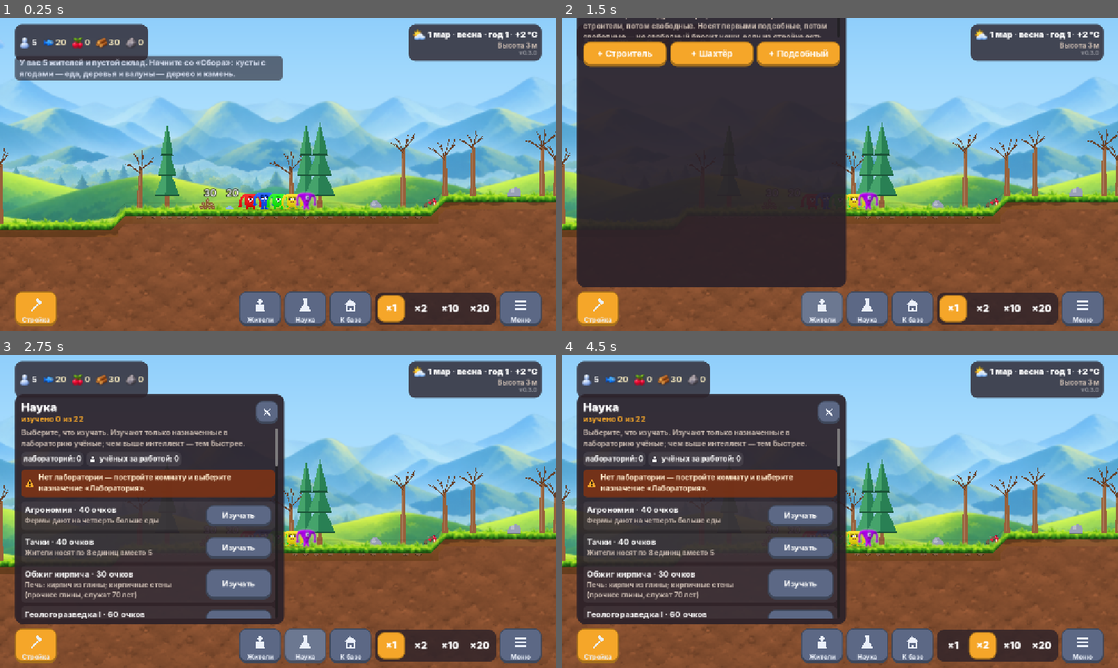
Above: before the commit, frames 1-4 (two rows, left to right).
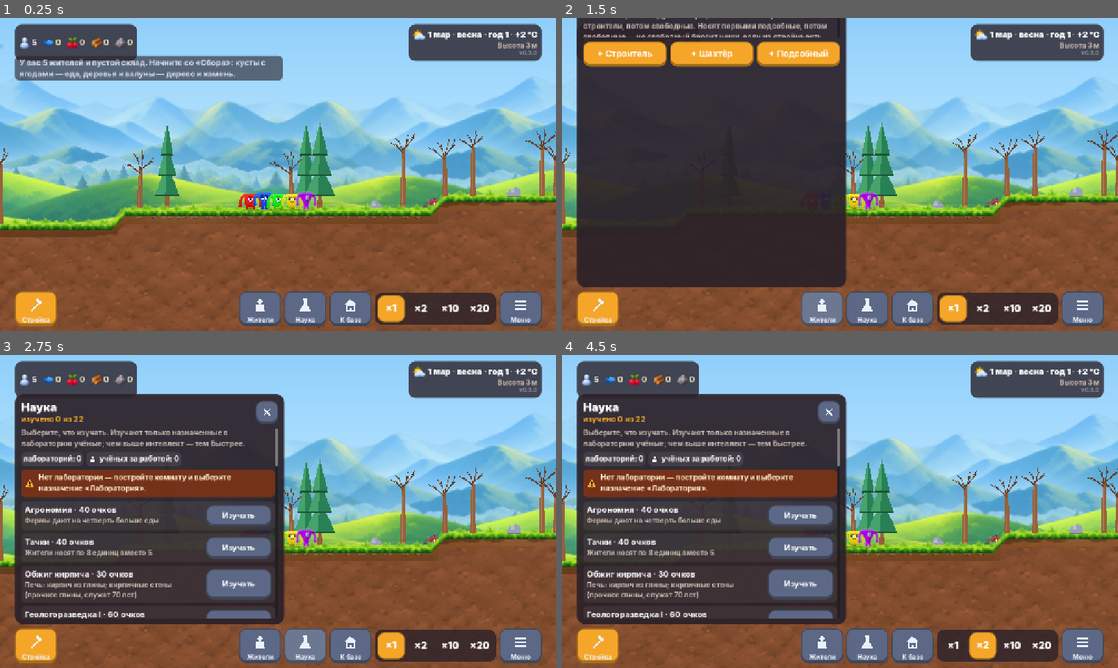
Above: after the commit, the same moments.

Repository: web-static-host/game1
Game: Godot game, scene res://scenes/main.tscn
Same seed, same stepped clock (60 frames per second), same inputs: the game is played once before the commit and once after it.
Inputs (mouse positions are in pixels of both pictures, inside the frame that each line leads up to):
- Up to frame 1 (0.25 s): no input
- Up to frame 2 (1.5 s): click (595, 309) at 0.5 s; click (823, 309) at 1.27 s
- Up to frame 3 (2.75 s): click (305, 646) at 2.02 s
- Up to frame 4 (4.5 s): click (912, 646) at 2.77 s; click "×1" at 3.5 s; click "×2" at 4.25 s

The runs differ from the first frame. In frame 1, 0.7% of the frame differs, in the area x 10-43%, y 1-62%; in frame 2, less than 0.1%; in frame 3, 0.5%; in frame 4, 0.5%.

Commit message:
Вернуть баланс как было, кроме поросли после рубки и меньшего метана из угля
Возвращено: старт без запаса, грибы от 15 °C, рыбалка с берега 80 с,
наука 0,03 очка/с, цикл фермы 12 с, без инстинкта «идти греться»,
проверка метана при копке — как раньше (раз в шаг газа).
Оставлено по согласованию: поросль после рубки (60%), уголь — 2,5 метана.

Co-Authored-By: Claude Opus 5.5 <noreply@anthropic.com>
Claude-Session: https://claude.ai/code/session_016LhimkttaYpRVNZ3oj9mAA

Diff:
--- a/scripts/game/colony.gd
+++ b/scripts/game/colony.gd
@@ -11,8 +11,7 @@
 
 const START_UNITS := 5
 ## Ресурсов на старте нет — их сначала нужно собрать.
-## Переселенцы приходят с небольшим запасом: на первый дом и пару недель еды.
-const START_INVENTORY := {"wood": 30, "food": 20}
+const START_INVENTORY := {}
 ## Срубленное (не под стройку) дерево с такой вероятностью даёт поросль — лес восстанавливается.
 const STUMP_REGROW := 0.6
 const SUBSTEP := 0.2
@@ -102,7 +101,7 @@
 ## Очаг горит, пока у него холоднее этого.
 const HEARTH_ON_BELOW := 18.0
 ## Ферма растит грибы только в тепле.
-const FARM_MIN_TEMP := 8.0
+const FARM_MIN_TEMP := 15.0
 ## Ниже этой температуры обычному жителю холодно (синие и пушистые терпят больше).
 const COLD := 0.0
 ## Зимой с пристани рыба ловится вдвое дольше, с берега и мостиков — никак (лёд).
@@ -1554,8 +1553,6 @@
 		Mat.Hazard.GAS:
 			_log("Выброс метана на глубине %s! Нужна дегазация." % _depth_text(c), "danger")
 			elements.release_gas(c)
-			# Тревога сразу, а не на следующем шаге газа: иначе соседний забой успеет дать искру.
-			elements._gas_alarm()
 		Mat.Hazard.WATER:
 			_log("Из водоносного пласта сочится вода (глубина %s)." % _depth_text(c), "warning")
 	elements.on_opened(c)
@@ -2289,35 +2286,6 @@
 	return true
 
 
-## Ближайшее тёплое место (теплее предела холода жителя на 3 °C) или null.
-func _warm_spot(u: Unit, dist: Dictionary) -> Variant:
-	var need := cold_limit(u) + 3.0
-	var best = null
-	var best_d := 1 << 30
-	for c: Vector2i in dist:
-		if dist[c] < best_d and elements.temperature(c) >= need and elements.gas_at(c) < Elements.GAS_CLEAR:
-			best_d = dist[c]
-			best = c
-	return best
-
-
-## Житель на морозе идёт греться: к огню, в тёплую комнату или под землю.
-func _seek_warmth(u: Unit, parents: Dictionary, dist: Dictionary) -> bool:
-	if elements.temperature(u.cell()) >= cold_limit(u):
-		return false
-	var warm = _warm_spot(u, dist)
-	if warm == null or warm == u.cell():
-		return false
-	_start(u, Unit.Task.GOTO, warm, warm, 0, parents)
-	if game_time - float(_warm_logged.get(u.id, -1000.0)) > MONTH:
-		_warm_logged[u.id] = game_time
-		_log("%s замёрз(ла) и идёт греться" % u.name, "warning")
-	return true
-
-
-var _warm_logged := {}
-
-
 ## Приземление: с высоты больше 4 м — травма.
 func _land(u: Unit, c: Vector2i) -> void:
 	u.pos.y = c.y
@@ -2611,12 +2579,6 @@
 	match u.task:
 		Unit.Task.DIG:
 			var c := u.target
-			# В метане кирку бросают сразу (искра — взрыв), если игрок не велел копать на свой риск.
-			var dp := project_by_id(u.project_id)
-			if dp != null and not dp.hazard_ack.has("methane") \
-					and maxf(elements.gas_at(u.cell()), elements.gas_at(u.cell() + Vector2i.UP)) >= Elements.GAS_ALARM:
-				gas_stop(dp)
-				return
 			elements.spark(u.cell())
 			dig_progress[c] = dig_progress.get(c, 0.0) + rate * dig_bonus()
 			if dig_progress[c] >= dig_time(c):
@@ -2845,9 +2807,6 @@
 	var reach := pathing.explore(u.cell())
 	var parents: Dictionary = reach[0]
 	var dist: Dictionary = reach[1]
-	# Замёрз — сначала погреться (у огня или под землёй), потом всё остальное.
-	if _seek_warmth(u, parents, dist):
-		return true
 	if u.energy < TIRED or (is_night() and u.energy < NIGHT_SLEEP):
 		_start_sleep(u, parents, dist)
 		return true
@@ -2989,14 +2948,9 @@
 	var room := project_by_id(u.bed_room)
 	if room != null:
 		var bed := bed_cell(room, u.bed_index)
-		# В промёрзшем доме не спят, если есть где погреться: спят на полу в тепле.
-		if dist.has(bed) and (elements.temperature(bed) >= cold_limit(u) or _warm_spot(u, dist) == null):
+		if dist.has(bed):
 			_start(u, Unit.Task.SLEEP, bed, bed, room.id, parents)
 			return
-	var warm = _warm_spot(u, dist) if elements.temperature(u.cell()) < cold_limit(u) else null
-	if warm != null:
-		_start(u, Unit.Task.SLEEP, warm, warm, 0, parents)
-		return
 	# Кровати нет или до неё не добраться — спит где стоит.
 	_start(u, Unit.Task.SLEEP, u.cell(), u.cell(), 0, parents)
 
@@ -3058,7 +3012,7 @@
 
 
 ## Места для рыбалки с берега: у кромки воды озёр возле базы.
-const SHORE_FISH_TIME := 55.0
+const SHORE_FISH_TIME := 80.0
 
 
 func shore_spots() -> Array[Vector2i]:
--- a/scripts/game/research.gd
+++ b/scripts/game/research.gd
@@ -29,7 +29,7 @@
 }
 ## Очков за секунду работы учёного (с навыком 1).
 ## Очков в секунду от одного обычного учёного: на первые технологии — около двух игровых месяцев.
-const POINTS_PER_SEC := 0.05
+const POINTS_PER_SEC := 0.03
 
 var done: Array[String] = []
 var current := ""
--- a/scripts/game/room_type.gd
+++ b/scripts/game/room_type.gd
@@ -60,7 +60,7 @@
 ## Пустая порода из шахт: ссыпается в отвал, места на складе не занимает.
 const BULK := ["soil", "sand", "gravel"]
 ## Сколько секунд работы фермера даёт 1 еду.
-const FARM_CYCLE := 15.0
+const FARM_CYCLE := 12.0
 
 
 ## Ширина пола без колонны с лестницей.
--- a/tests/run_tests.gd
+++ b/tests/run_tests.gd
@@ -56,7 +56,6 @@
 	test_separate_stores()
 	test_mine_meters()
 	test_lights()
-	test_survival()
 	test_save_roundtrip()
 	test_environment()
 	test_generation_speed()
@@ -190,8 +189,7 @@
 	var colony := _new_colony(99)
 	var w := colony.world
 	_start(colony, 0)
-	check(colony.inventory == Colony.START_INVENTORY, "на старте — запас переселенцев %s" % [colony.inventory])
-	colony.inventory = {}
+	check(colony.inventory.is_empty(), "на старте склад пуст")
 	colony.inventory = {"wood": 20, "stone": 15}
 	var x := _find_solid_column(w)
 	var s := w.gen.surface_y(x)
@@ -2414,37 +2412,3 @@
 	colony._power_tick(0.1)
 	check(colony.work_lamps.size() == 1 and colony.work_lamps[0] == u.cell(), "на стройке горит одна лампа у работника")
 	check(colony.is_lit(u.cell()), "у лампы светло")
-
-
-func test_survival() -> void:
-	# Зимой житель на поверхности замерзает и сам уходит греться под землю.
-	var res := _colony_with_room(31)
-	var colony: Colony = res[0]
-	var room: Project = res[1]
-	colony.game_time = Colony.YEAR - Colony.CALENDAR_START + Colony.MONTH * 0.5
-	colony.elements._temp_memo.clear()
-	var u: Unit = colony.units[0]
-	colony._drop(u)
-	var x := room.rect.position.x - 1
-	u.pos = Vector2(x - 3, colony.world.gen.surface_y(x - 3) - 1)
-	var reach := colony.pathing.explore(u.cell())
-	check(colony.elements.temperature(u.cell()) < Colony.cold_limit(u), "на поверхности мороз (%.0f °C)" % colony.elements.temperature(u.cell()))
-	check(colony._seek_warmth(u, reach[0], reach[1]) and u.task == Unit.Task.GOTO, "замёрзший идёт греться")
-	check(colony.elements.temperature(u.target) >= Colony.cold_limit(u), "туда, где тепло (%.0f °C)" % colony.elements.temperature(u.target))
-	# Копать в метане без разрешения игрока нельзя: стройка встаёт сразу, без искры.
-	var t := Project.new()
-	t.id = 960
-	t.kind = Project.Kind.TUNNEL
-	t.phase = Project.Phase.DIG
-	t.rect = Rect2i(room.rect.end.x, room.rect.end.y - 1, 4, 1)
-	colony.projects.append(t)
-	var d: Unit = colony.units[1]
-	colony._drop(d)
-	d.pos = Vector2(room.rect.end.x - 1, room.rect.end.y - 1)
-	d.task = Unit.Task.DIG
-	d.project_id = t.id
-	d.target = Vector2i(room.rect.end.x, room.rect.end.y - 1)
-	d.state = Unit.State.WORK
-	colony.elements.gas[d.cell()] = 0.4
-	colony._work(d, 0.2)
-	check(t.paused and t.hazard_pending == "methane" and d.task != Unit.Task.DIG, "в метане копка сразу встала (газовая тревога)")
